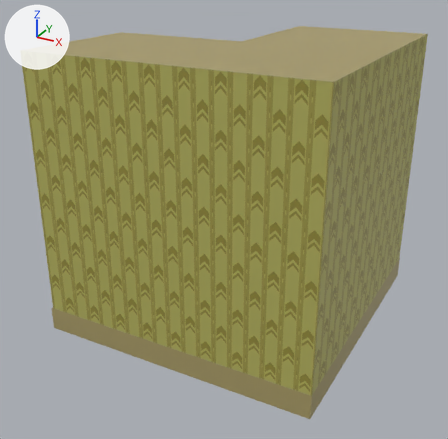
The FBX model Assets/Art/Models/Backrooms Tiles.fbx_Corner-Half/Backrooms Tiles.fbx_Corner-Half.fbx as it was, and as the next commit left it.
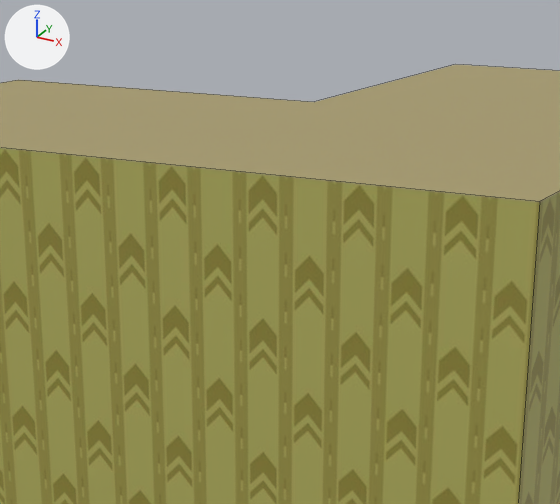
Each version is shown whole from a camera (50 mm lens) standing at (-1.04, -3.8, 1.58) and looking at (-3.06, -0.14, -0.25), then close up on the part from 25% to 76% of the width and 0% to 47% of the height. The axes (+X, +Y, +Z) are drawn at upper left. The lights are the same throughout. The close-ups show mesh edges as thin lines.

In view in the first close-up: 'Corner-Half'.
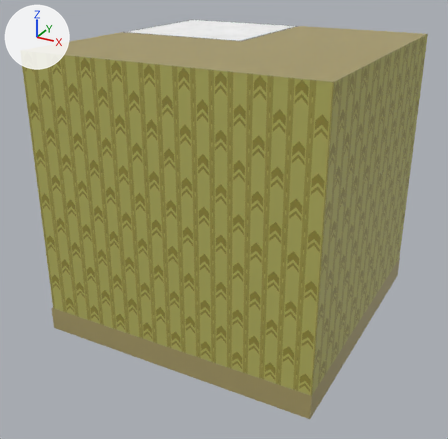
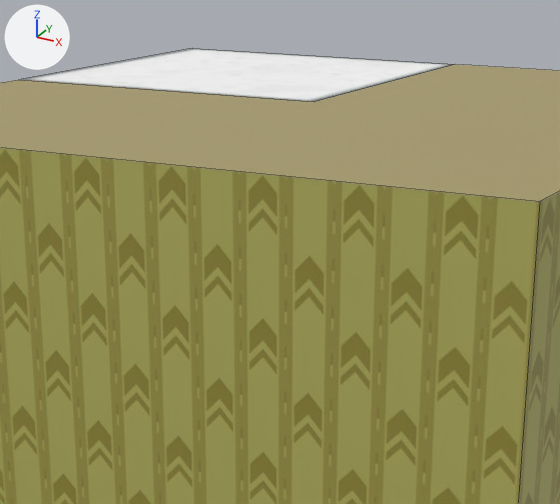
Boxes (x1, y1, x2, y2) around the edits, measured in the close-ups (560 x 504 px):
'Corner-Half-CeilingTile', added
    after: (20, 49, 456, 102)

What the commit changed:
Picture 'Tiles_Metallic.jpg' (img_tiles_metallic_jpg) is new.
Picture 'Tiles_Color.jpg' (img_tiles_color_jpg) is new.
Picture 'Tiles_Roughness.jpg' (img_tiles_roughness_jpg) is new.
Material 'CeilingTile' (mat_ceilingtile) is new.
Uses the picture img_tiles_color_jpg.
Uses the picture img_tiles_metallic_jpg.
Uses the picture img_tiles_roughness_jpg.
Mesh me_plane_005 is new.
It has 5 vertices, 1 face and spans x -1.0..1.0, y -1.0..1.0, z 1.0.
It uses material mat_ceilingtile.
Object 'Corner-Half-CeilingTile' (ob_corner_half_ceilingtile) is new; it shows me_plane_005.
Its location is (-3.0, 0.0, 0.0).
